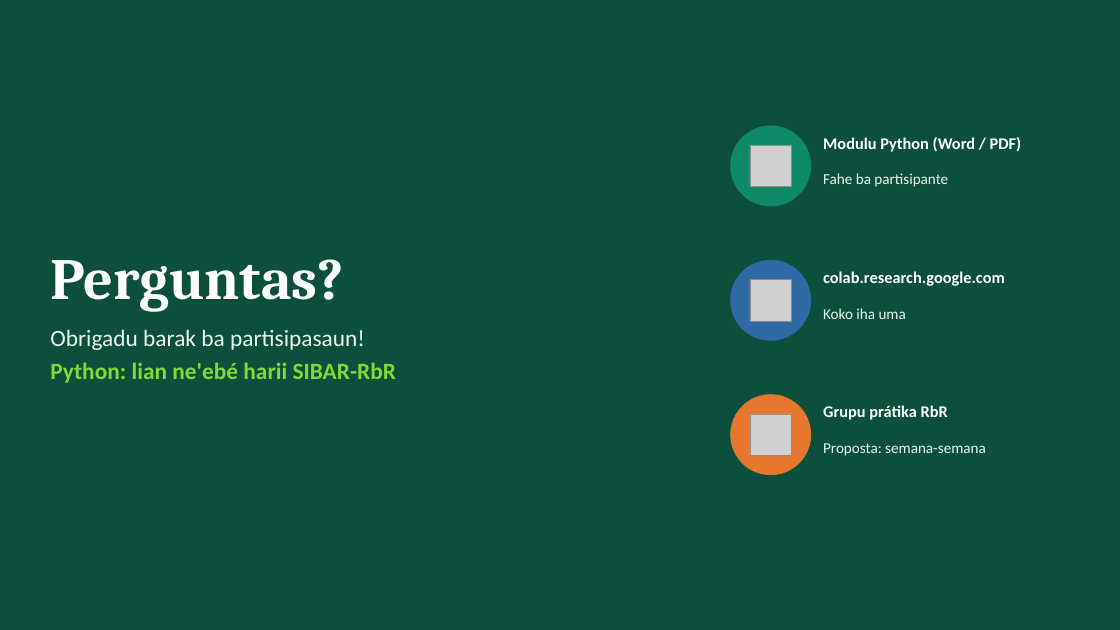
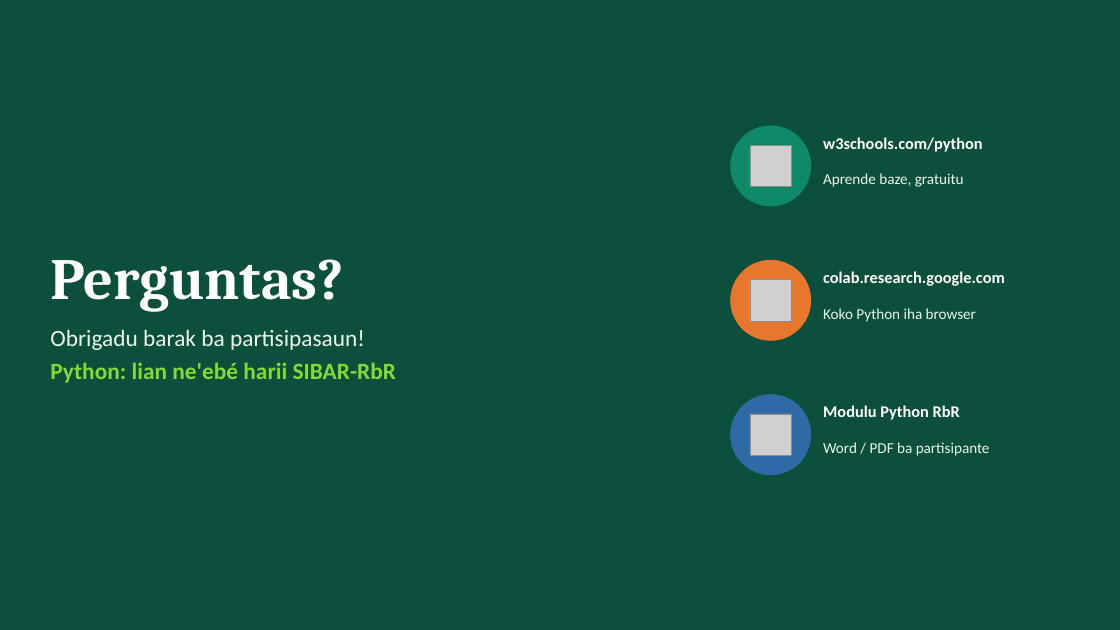
Before and after one commit to Odoly23/SMKRE, a slide deck: slide 34 of docs/formasaun/RbR_Sesaun_Python_SIBAR-RbR.pptx (slide 28 before the commit). Drawn at 1120x630 pixels with LibreOffice and Linux fonts; fonts in the diff are those of the drawing; grey boxes stand for pictures. Boxes give left, top, right and bottom in pixels: in the first picture for what was removed or moved away, otherwise in the second. Text is boxed around its words. In the diff, an @@ line names an element or a change of style, - is before the commit and + after.

```diff
--- a/docs/formasaun/RbR_Sesaun_Python_SIBAR-RbR.pptx
+++ b/docs/formasaun/RbR_Sesaun_Python_SIBAR-RbR.pptx
@@ text at bbox=[823, 137, 983, 152]: text changed @@
-Modulu Python (Word / PDF)
+w3schools.com/python
@@ text at bbox=[823, 173, 964, 187]: text changed @@
-Fahe ba partisipante
+Aprende baze, gratuitu
@@ ellipse at bbox=[731, 260, 811, 340]: fill #2F6AA6 to #E8772E; outline #2F6AA6 1 pt to #E8772E 1 pt @@
@@ text at bbox=[823, 308, 976, 322]: text changed @@
-Koko iha uma
+Koko Python iha browser
@@ ellipse at bbox=[731, 395, 811, 475]: fill #E8772E to #2F6AA6; outline #E8772E 1 pt to #2F6AA6 1 pt @@
@@ text at bbox=[823, 405, 960, 420]: text changed @@
-Grupu prátika RbR
+Modulu Python RbR
@@ text at bbox=[823, 442, 990, 456]: text changed @@
-Proposta: semana-semana
+Word / PDF ba partisipante
```
Also in this commit, not shown: 21 other slides changed, 12 slides added, 6 slides removed.
